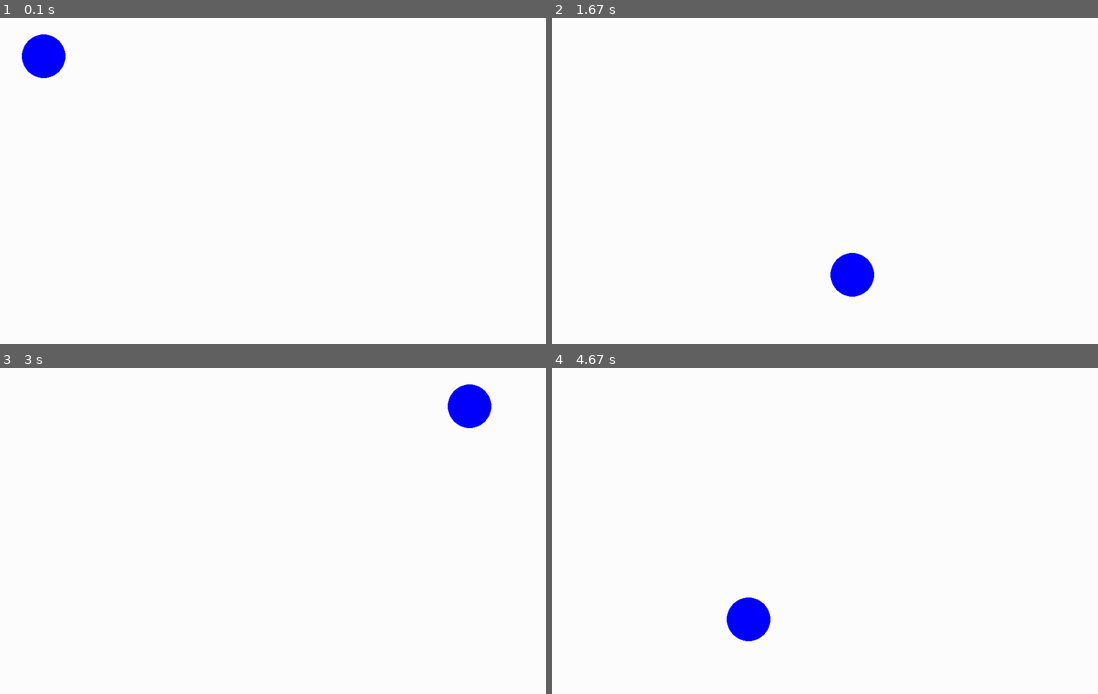
Above: before the commit, frames 1-4 (two rows, left to right).
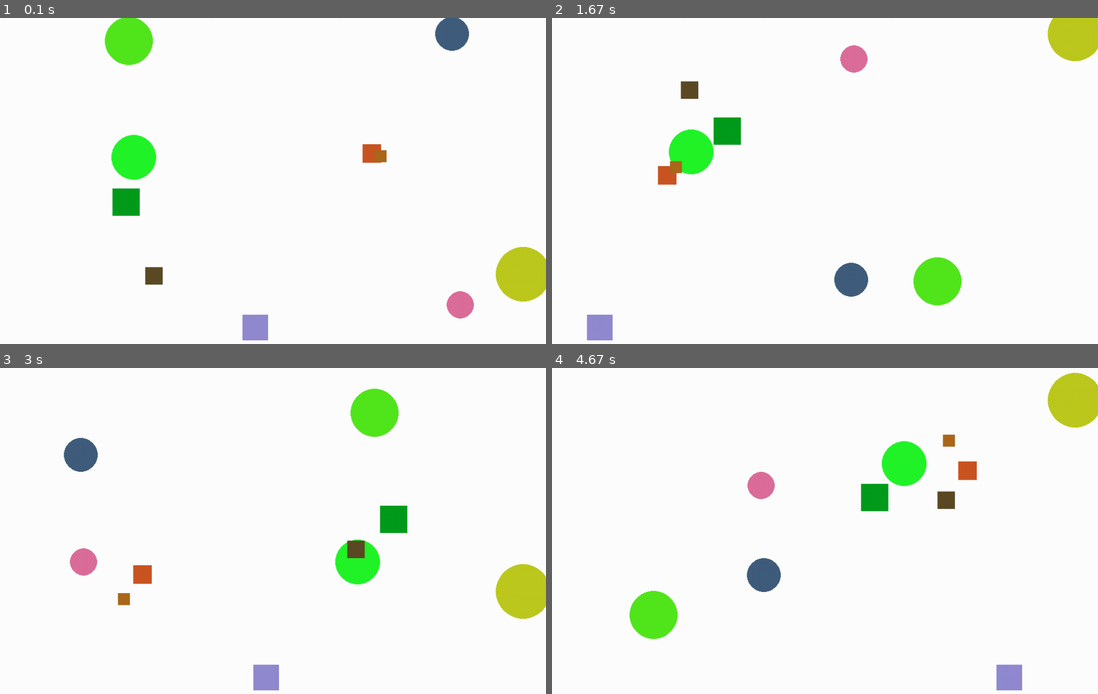
Above: after the commit, the same moments.

Repository: Saman833/pygame_review_practice
Game: pygame game, started from main.py
Same seed, same stepped clock (60 frames per second), same inputs: the game is played once before the commit and once after it.
Inputs:
- Up to frame 1 (0.1 s): no input
- Up to frame 2 (1.67 s): no input
- Up to frame 3 (3 s): no input
- Up to frame 4 (4.67 s): no input

The runs differ from the first frame. In frame 1, 6.2% of the frame differs, in the area x 4-100%, y 0-99%; in frame 2, 5.4%; in frame 3, 6.0%; in frame 4, 6.2%, in the area x 14-100%, y 1-99%.

Commit message:
feat , different shapes

Diff:
--- a/main.py
+++ b/main.py
@@ -2,32 +2,76 @@
 import pygame
 import random
 width_ba=1000
-hight_ba=600
-class Circle:
-    def __init__(self, x, y, radius):
-        self.x = x
-        self.y = y
-        self.radius = radius
-        self.color = (0, 0, 255)
+height_ba=600
+class Shape:
+    def __init__(self):
+        self.width = width_ba
+        self.height = height_ba
         self.speed = 5
-        self.direction = [1, 1]
+        self.direction = None
+        self.x:int = None
+        self.y:int = None
+        self.color=None
+        self.size=None
+    def random_color(self):
+        return (random.randint(0, 255), random.randint(0, 255), random.randint(0, 255))
+    def random_size(self):
+        return random.randint(20, 50)
+    def random_x_position(self):
+        return random.randint(20, self.width-40)
+    def random_y_position(self):
+        return random.randint(20, self.height-40)
     def move(self):
         self.x += self.speed * self.direction[0]
         self.y += self.speed * self.direction[1]
-        if self.x < 20 or self.x > width_ba - 2 * self.radius-20:
+        if self.x < 20 or self.x > width_ba - 2 * self.size-20:
             self.direction[0] *= -1
-        if self.y < 20 or self.y > hight_ba - 2 * self.radius-20:
+        if self.y < 20 or self.y > height_ba - 2 * self.size-20:
             self.direction[1] *= -1
     def change_direction(self, direction):
         self.direction = direction
-    def change_direction_randomly(self):
-        self.direction = (random.randint(-1, 1), random.randint(-1, 1))
+    def random_direction(self):
+        self.direction = [random.choice([-1, 1]), random.choice([-1, 1])]
+        return self.direction
+class Rectangle(Shape):
+    def __init__(self,shape, x, y, size, color,direction):
+        super().__init__()
+        self.shape = shape
+        self.x = x
+        self.y = y
+        self.size =  size
+        self.color = color
+        self.speed = 5
+        self.direction = direction
     def draw(self, screen):
-        pygame.draw.circle(screen, self.color, (self.x, self.y), self.radius)
+        self.shape(screen, self.color, (self.x, self.y, self.size, self.size))
+        pygame.draw.rect
+class RandomShapeFactory:
+    def __init__(self):
+        self.shape = Shape()
+    def create_rectangle(self,shape_type):
+        if shape_type == "rectangle":
+            return Rectangle(pygame.draw.rect,self.shape.random_x_position(),self.shape.random_y_position(), self.shape.random_size(), self.shape.random_color(), self.shape.random_direction()  )
+        elif shape_type == "circle":
+            return Circle(pygame.draw.circle,self.shape.random_x_position(),self.shape.random_y_position(),self.shape.random_size(),self.shape.random_color(), self.shape.random_direction() )
+class Circle(Shape):
+    def __init__(self,shape, x=None, y=None, size=None, color=None, direction=None):
+        super().__init__()
+        self.shape = shape
+        self.x = x
+        self.y = y
+        self.size = size
+        self.color =  color
+        self.speed = 5
+        self.direction = direction
+    def draw(self, screen):
+        self.shape(screen, self.color, (self.x, self.y), self.size)
 def main():
     pygame.init()
-    circle1 = Circle(50, 40, 40)
-    gameScreen=pygame.display.set_mode((width_ba,hight_ba))
+    rs=RandomShapeFactory()
+    shape_types=["rectangle", "circle"]
+    shapes=[rs.create_rectangle(random.choice(shape_types)) for _ in range(10)]
+    gameScreen=pygame.display.set_mode((width_ba,height_ba))
     clock = pygame.time.Clock()
     while True:
         for event in pygame.event.get():
@@ -35,8 +79,9 @@
                 pygame.quit()
                 exit()
         gameScreen.fill((255, 255, 255))
-        circle1.move()
-        circle1.draw(gameScreen)
+        for shape in shapes:
+            shape.move()
+            shape.draw(gameScreen)
         pygame.display.update()
         clock.tick(60)
         pygame.display.flip()
